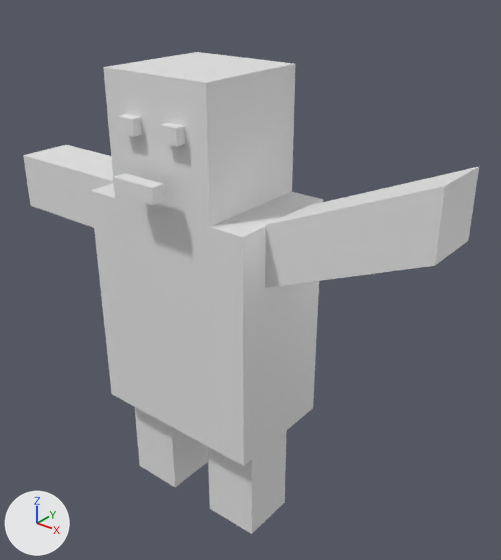
An edit to the FBX model Assets/model-v3.fbx, drawn before and after from the same camera.
Camera for both pictures: a camera (50 mm lens) standing at (3.6, -3.91, 2.81) and looking at (0.32, 0.19, 0.27). Arrows for +X, +Y and +Z are at lower left; the lights stay in place. Both versions are drawn at full value of the shape key 'Left' of 'ARMS'; the numbers are the values there.

The first picture shows 'ARMS', 'Body', 'Eys', 'Head', 'Legs', 'TopMouth'.
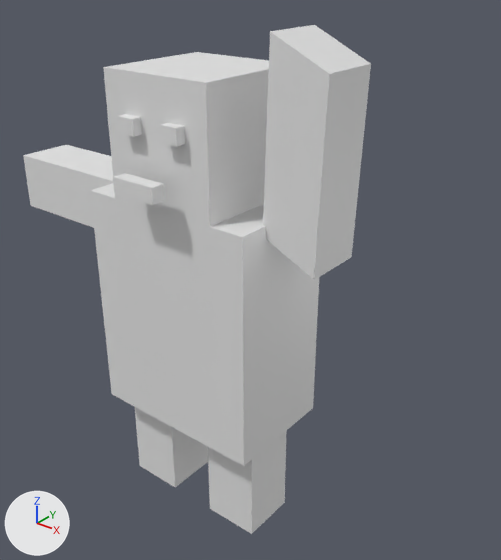
Boxes (x1, y1, x2, y2) around the edits, measured in the pictures (501 x 560 px; the box of a moved part takes in the faces that stretch with it):
'ARMS', reshaped, moved (24% narrower, 78% taller)
    before: (23, 145, 479, 288)
    after: (23, 25, 371, 280)
part 1 of me_立方体_001, moved or reshaped
    both: (23, 145, 113, 228)
part 2 of me_立方体_001, moved or reshaped
    before: (265, 167, 479, 288)
    after: (263, 25, 371, 280)

Patch to the scene script:
```diff
--- a/Assets/model-v3.fbx.py
+++ b/Assets/model-v3.fbx.py
@@ me_立方体_001 @@
 me_立方体_001.from_pydata(...)  # 16 vertices, 12 faces; spans x -1.0..5.48, y -1.0..1.0, z -1.0..3.2
 # used by ob_arms; location = (1.442, 0.011, 0.759); rotation_euler = (0.0, 0.0, 3.142), in degrees (0, 0, 180); scale = (0.643, 0.25, 0.25)
-me_立方体_001.vertices[0].co = (-1.0, -1.0, 1.2)  # pixel (468, 240)
-me_立方体_001.vertices[1].co = (-1.0, -1.0, 3.2)  # pixel (479, 166)
-me_立方体_001.vertices[2].co = (-1.0, 1.0, 1.2)  # pixel (434, 265)
-me_立方体_001.vertices[3].co = (-1.0, 1.0, 3.2)  # pixel (444, 186)
-me_立方体_001.vertices[4].co = (1.0, -1.0, -1.0)
-me_立方体_001.vertices[5].co = (1.0, -1.0, 1.0)  # pixel (305, 206)
-me_立方体_001.vertices[6].co = (1.0, 1.0, -1.0)  # pixel (265, 288)
-me_立方体_001.vertices[7].co = (1.0, 1.0, 1.0)  # pixel (265, 224)
+# me_立方体_001 part 1: the loose piece of 8 vertices spanning x 3.48..5.48, y -1.0..1.0, z -1.0..1.0 is moved by (-1.05, -2.04, -0.46)
+# me_立方体_001 part 2
+me_立方体_001.vertices[0].co = (-0.78, -3.04, 4.91)  # pixel (371, 63)
+me_立方体_001.vertices[1].co = (-0.08, -3.04, 5.76)  # pixel (314, 24)
+me_立方体_001.vertices[2].co = (-0.78, -1.04, 4.91)  # pixel (329, 73)
+me_立方体_001.vertices[3].co = (-0.08, -1.04, 5.76)  # pixel (270, 31)
+me_立方体_001.vertices[4].co = (-0.71, -3.04, -0.68)  # pixel (351, 257)
+me_立方体_001.vertices[5].co = (-0.01, -3.04, 0.17)
+me_立方体_001.vertices[6].co = (-0.71, -1.04, -0.68)  # pixel (313, 280)
+me_立方体_001.vertices[7].co = (-0.01, -1.04, 0.17)
@@ ob_arms @@
 ob_arms = bpy.data.objects.new('ARMS', me_立方体_001)
-ob_arms.location = (1.442, 0.011, 0.759)
+ob_arms.location = (0.767, -0.5, 0.873)
 ob_arms.rotation_euler = (0.0, 0.0, 3.142)  # degrees (0, 0, 180)
```
